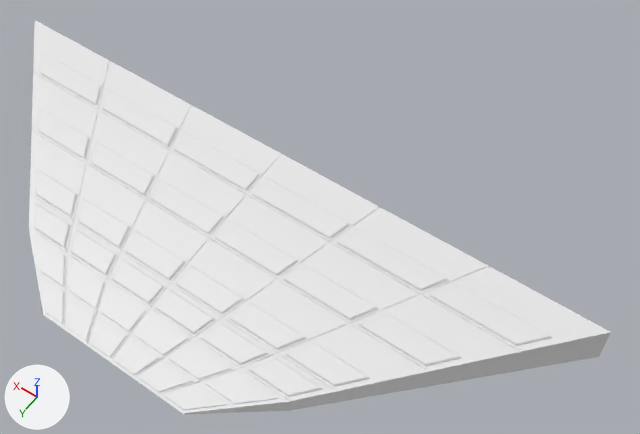
A saved change to the FBX model Sumo Slammers 3D/Assets/Models/CrowdSeating.fbx.
One viewpoint serves both versions: a camera (50 mm lens) standing at (-42.8, 5.5, 68.1) and looking at (-8.6, -42.3, -7.1). Every picture has the same lights, and +X, +Y and +Z are marked at lower left. Where no turn or scale is listed for an object, it has been applied to the vertices.

The first picture shows 'Seating_1'.
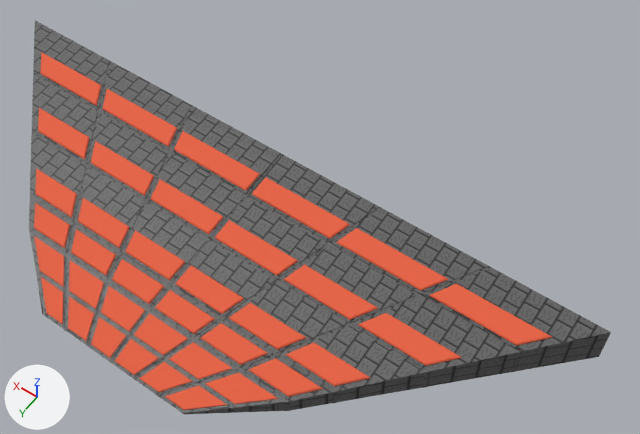
The newer file is also turned or shifted as a whole; pictures and numbers use the older file's frame.

Changed parts and their boxes [x1, y1, x2, y2] in the pictures (640 x 434 px):
'Seating_1', surface changed, recoloured: [29, 20, 611, 414] in both

The edits, one by one:
Picture 'cold conflict dark brick wall.png' (img_cold_conflict_dark_brick_wall_png) is new.
In material 'Seating_Body' (mat_seating_body), base_color is no longer (0.8, 0.8, 0.8), white #e7e7e7.
In material 'Seating_Body' (mat_seating_body), texture is now set to img_cold_conflict_dark_brick_wall_png.
Material 'SeatingExp' (mat_seatingexp) is new.
Its base color is (0.8, 0.119, 0.0518) (red #e76140).
Its roughness is 0.906.
me_plane_008 has 1194 vertices, 1186 faces and spans x -40.0..40.0, y -47.2..-17.9, z -2.0..3.3.
me_plane_008 no longer uses material mat_seating (white #e7e7e7).
me_plane_008 now uses material mat_seatingexp (red #e76140).
